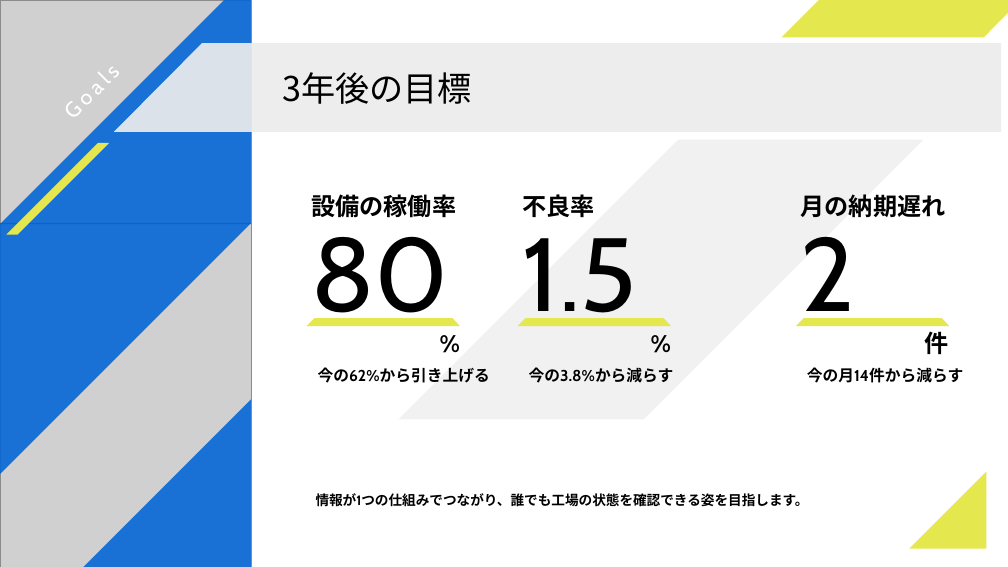
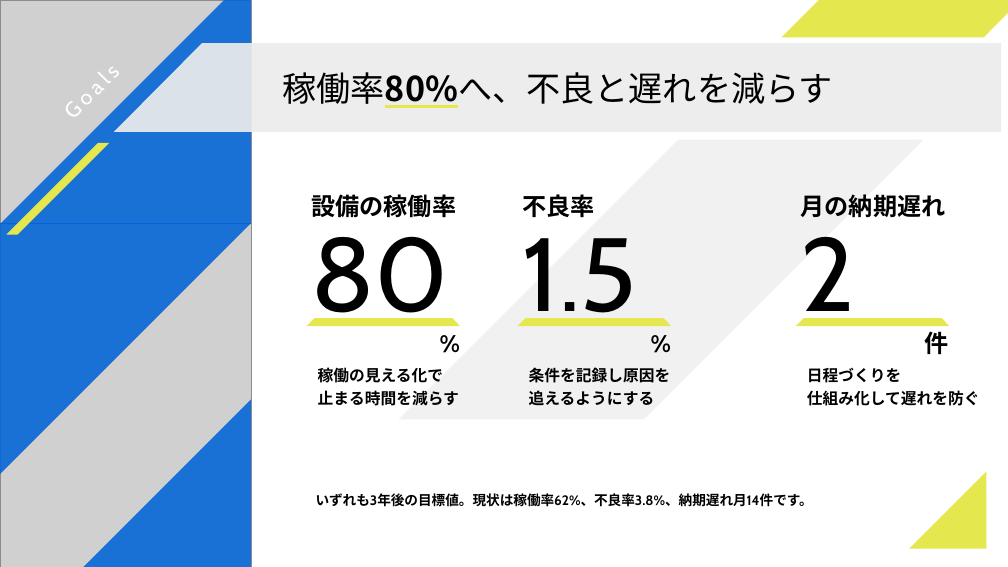
Before and after one commit to IKEMENLTD/slide-template-engine, a slide deck: slide 9 of out/phase5/final-20-pages/deck.pptx (slide 8 before the commit). Drawn at 1008x567 pixels with LibreOffice and Linux fonts; fonts in the diff are those of the drawing; grey boxes stand for pictures. Boxes give left, top, right and bottom in pixels: in the first picture for what was removed or moved away, otherwise in the second. Text is boxed around its words. In the diff, an @@ line names an element or a change of style, - is before the commit and + after.

```diff
--- a/out/phase5/final-20-pages/deck.pptx
+++ b/out/phase5/final-20-pages/deck.pptx
@@ text at [282, 72, 832, 108]: text changed @@
-3年後の目標
+稼働率80%へ、不良と遅れを減らす
@@ text at [318, 367, 459, 406]: text changed @@
-今の62%から引き上げる
+稼働の見える化で
+止まる時間を減らす
@@ text at [529, 367, 671, 405]: text changed @@
-今の3.8%から減らす
+条件を記録し原因を
+追えるようにする
@@ text at [807, 368, 980, 406]: text changed @@
-今の月14件から減らす
+日程づくりを
+仕組み化して遅れを防ぐ
@@ text at [316, 493, 813, 507]: text changed @@
-情報が1つの仕組みでつながり、誰でも工場の状態を確認できる姿を目指します。
+いずれも3年後の目標値。現状は稼働率62%、不良率3.8%、納期遅れ月14件です。
```
Also in this commit, not shown: 11 other slides changed, 3 slides added, 3 slides removed, 31 other files.
